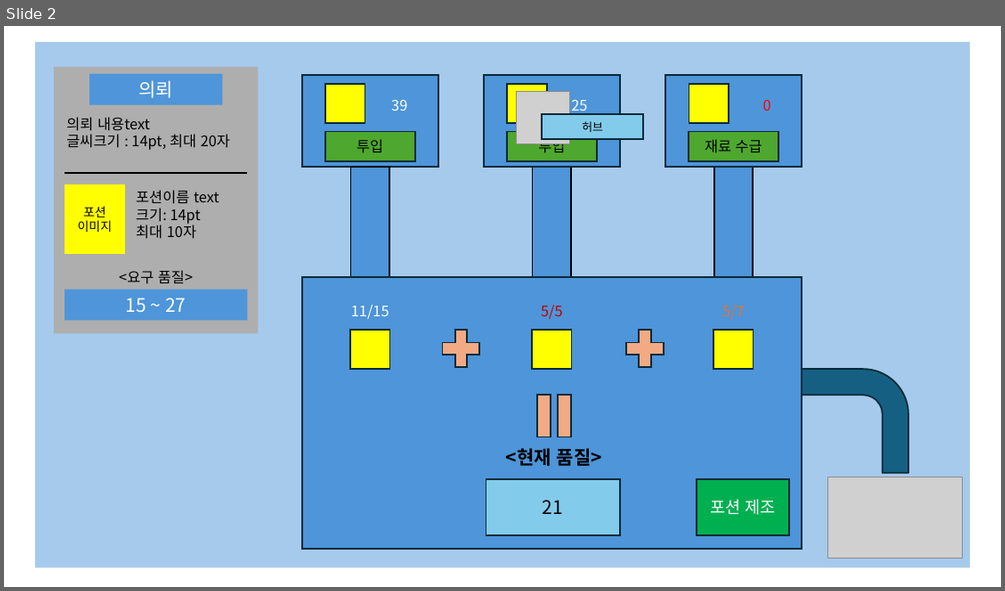
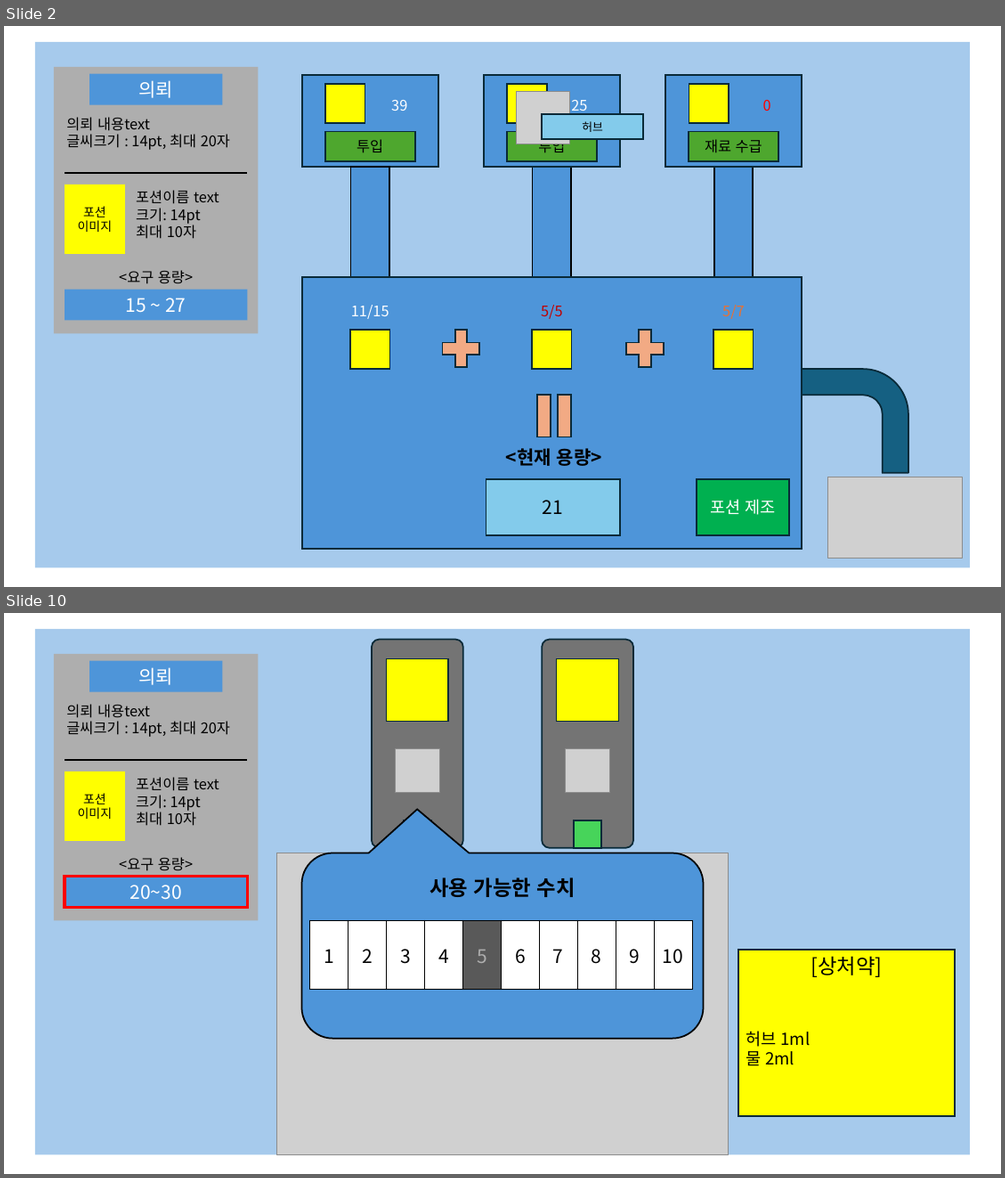
Before and after one commit to gws1017/BlackPotion, a slide deck: document/UI.pptx. Shown one above the other, each under a label of ours: slide 2 before the commit, slides 2 and 10 after it; the slides between them are not shown. The pictures are 1005x591 and 1005x1178 pixels, drawn with LibreOffice and Linux fonts; fonts in the diff are those of the drawing; grey boxes stand for pictures. Boxes give left, top, right and bottom in pixels: in the first picture for what was removed or moved away, otherwise in the second. Text is boxed around its words. In the diff, an @@ line names an element or a change of style, - is before the commit and + after.

```diff
--- a/document/UI.pptx
+++ b/document/UI.pptx
@@ slide 10 added at (4,613,1001,1174), background #FFFFFF @@
@@ rectangle added at (35,629,971,1154), fill #A6CAEC @@
@@ group added at (372,639,463,848): 2 rectangles, 1 rounded rectangle, 1 picture @@
@@ group added at (542,639,633,848): 2 rectangles, 1 rounded rectangle, 1 picture @@
@@ group added at (54,654,259,920): 4 rectangles, 3 texts, 1 line @@
+의뢰
+의뢰 내용text
+글씨크기 : 14pt, 최대 20자
+포션
+이미지
+포션이름 text
+크기: 14pt
+최대 10자
+20~30
+<요구 용량>
@@ picture added at (276,853,728,1154) @@
@@ rounded speech box added at (301,853,704,1038), fill #4E95D9, outline #000000 1.5 pt @@
@@ text added at (429,877,575,897), 20 pt, text #000000, bold @@
+사용 가능한 수치
@@ table added at (310,920,691,989), 1 rows, 10 columns @@
+1 | 2 | 3 | 4 | 5 | 6 | 7 | 8 | 9 | 10
@@ rectangle added at (738,949,955,1116), fill #FFFF00, outline #092A39 1.5 pt, 16 pt, text #000000 @@
+[상처약]
+허브 1ml
+물 2ml
@@ slide 2 changed as well @@
@@ text at (119,270,193,284): text changed @@
-<요구 품질>
+<요구 용량>
@@ text at (506,448,602,466): text changed @@
-<현재 품질>
+<현재 용량>
```
Also in this commit, not shown: 9 other slides changed, 3 other slides added, 2 other files.
